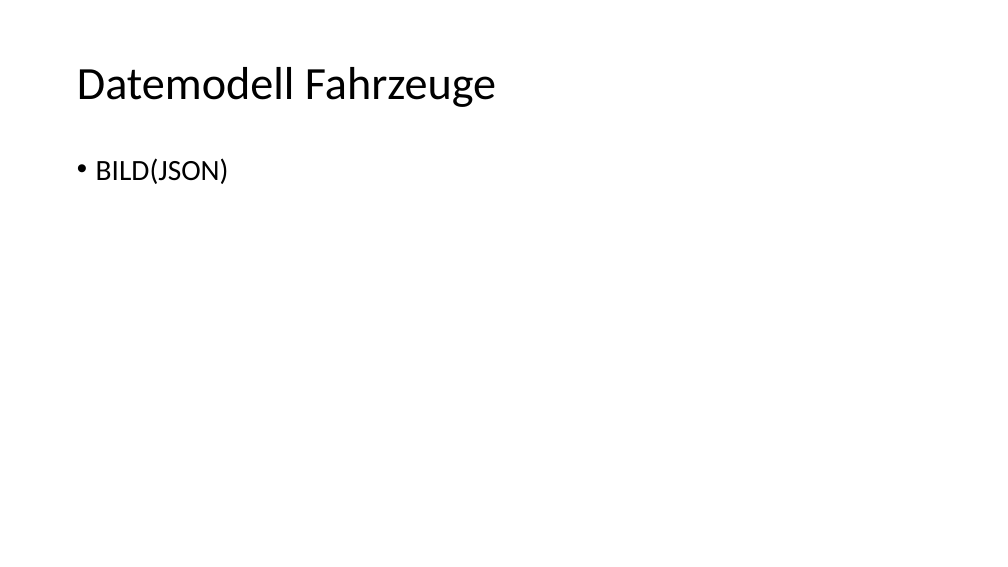
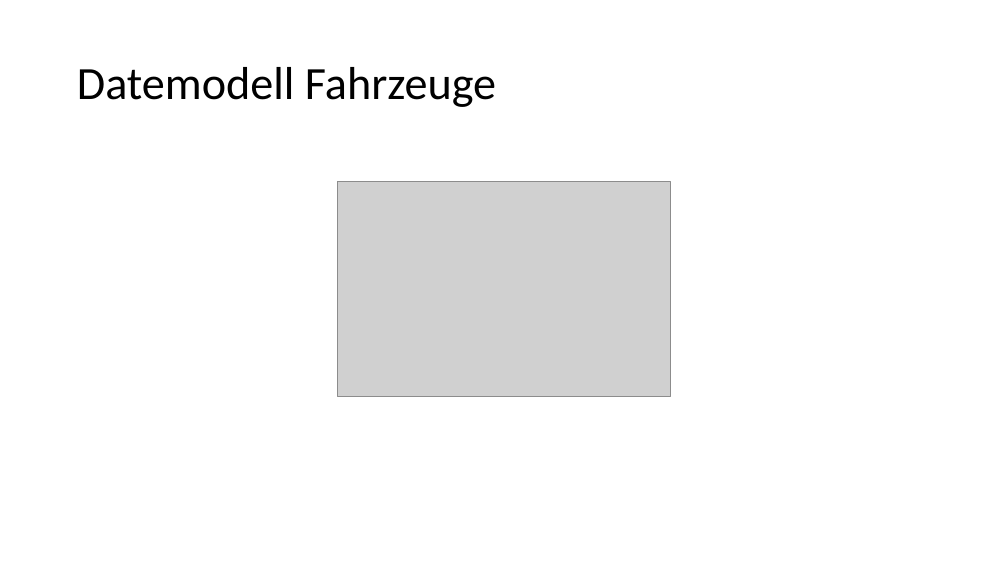
Before and after one commit to simonhauck/M-AI-SmartCars, a slide deck: slide 12 of workshops/2019_10_23/Präsentation 23_10_2019.pptx. Drawn at 1008x567 pixels with LibreOffice and Linux fonts; fonts in the diff are those of the drawing; grey boxes stand for pictures; background and template pictures are left out. Boxes give left, top, right and bottom in pixels: in the first picture for what was removed or moved away, otherwise in the second. Text is boxed around its words. In the diff, an @@ line names an element or a change of style, - is before the commit and + after.

Commit message:
add json image to presentation

```diff
--- a/workshops/2019_10_23/Präsentation 23_10_2019.pptx
+++ b/workshops/2019_10_23/Präsentation 23_10_2019.pptx
@@ text removed at [96,158,229,184] @@
-• BILD(JSON)
@@ picture added at [338,182,670,397] @@
```
